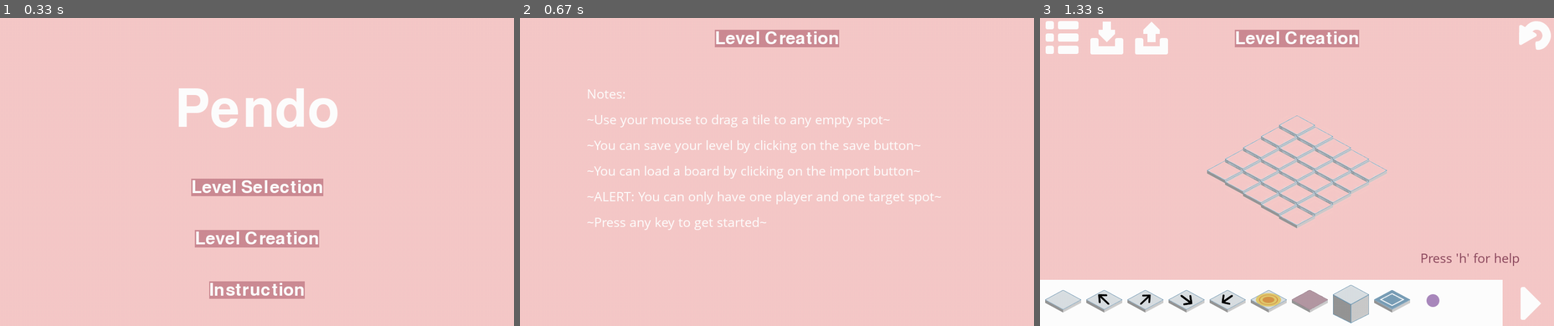
Above: before the commit, frames 1-3 (left to right).
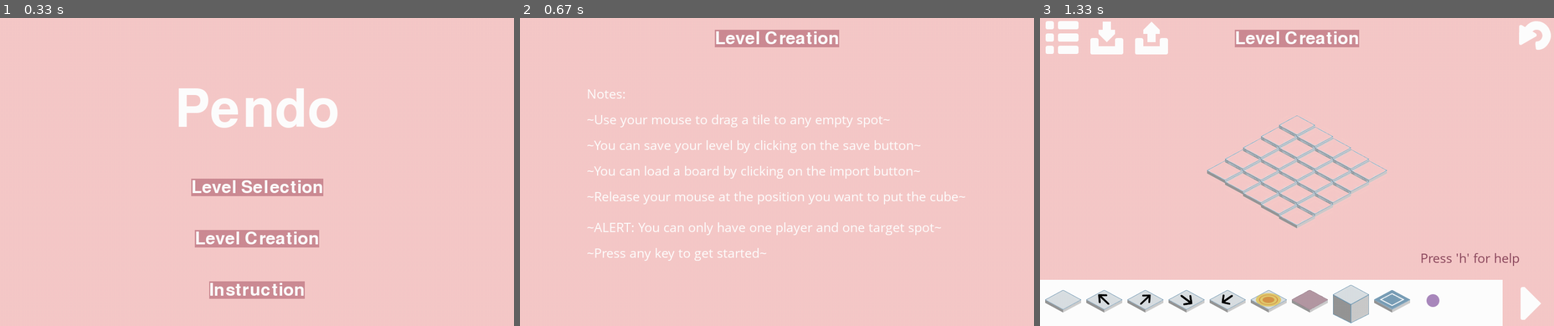
Above: after the commit, the same moments.

Repository: ameliakuang/112TP
Game: pygame game, started from trial/Game.py
The game is run twice, just before and just after one commit, with the same random seed, the same clock (stepped at 60 frames per second) and the same inputs.
Inputs (mouse positions are in pixels of both pictures, inside the frame that each line leads up to):
- Up to frame 1 (0.33 s): no input
- Up to frame 2 (0.67 s): press the mouse at (777, 239) at 0.37 s; move the mouse to (833, 202) at 0.47 s; release the mouse at (895, 165) at 0.6 s
- Up to frame 3 (1.33 s): hold Up 0.67-1.13 s; move the mouse to (1276, 88) at 0.7 s

Frame 1 is identical in both runs. In frame 2, 1.6% of the frame differs, in the area x 13-87%, y 56-79%; in frame 3, nothing differs.

Commit message:
add extra instruction

Diff:
--- a/trial/Game.py
+++ b/trial/Game.py
@@ -678,12 +678,15 @@
         textSurface3 = font3.render("~You can load a board by clicking on the import button~", True, (255,255,255))
         screen.blit(textSurface3, (self.width/2-370, self.height/2-20))
 
+        textSurface5 = font3.render("~Release your mouse at the position you want to put the cube~", True, (255,255,255))
+        screen.blit(textSurface5, (self.width/2-370, self.height/2+30))
+
         textSurface4 = font3.render("~ALERT: You can only have one player and one target spot~", True, (255,255,255))
-        screen.blit(textSurface4, (self.width/2-370, self.height/2+30))
+        screen.blit(textSurface4, (self.width/2-370, self.height/2+90))
 
 
         textSurface5 = font3.render("~Press any key to get started~", True, (255,255,255))
-        screen.blit(textSurface5, (self.width/2-370, self.height/2+80))
+        screen.blit(textSurface5, (self.width/2-370, self.height/2+140))
 
 # Citation:https://stackoverflow.com/questions/14700889/pygame-level-menu-states
 # I changed the specific image loaded and add the interaction with the player
